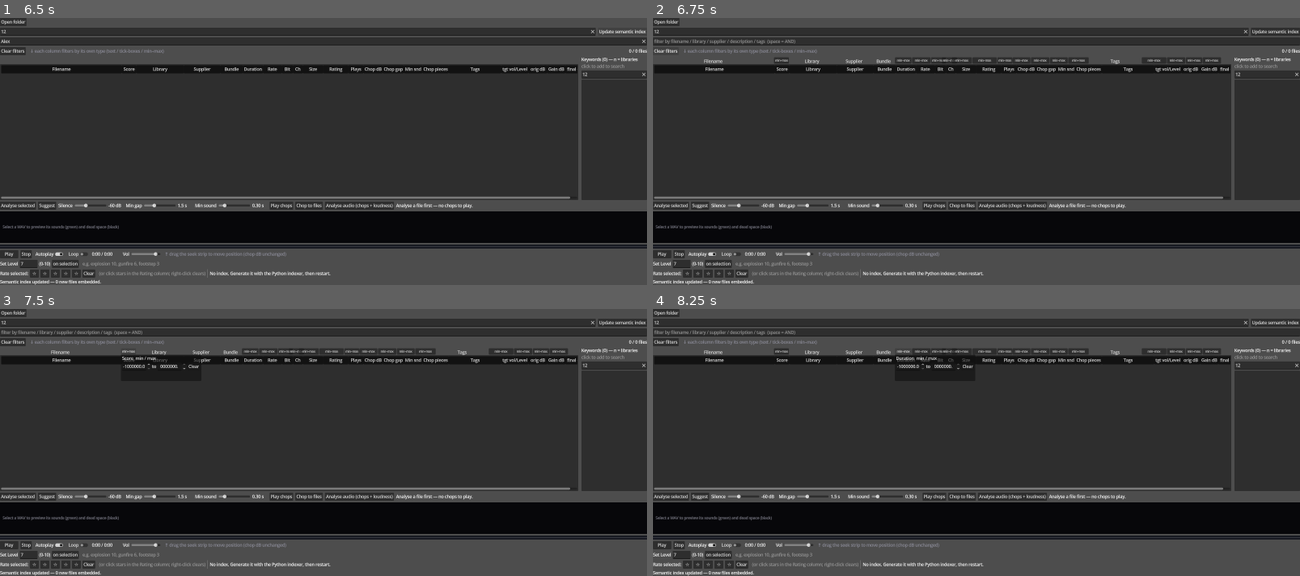
Above: before the commit, frames 1-4 (two rows, left to right).
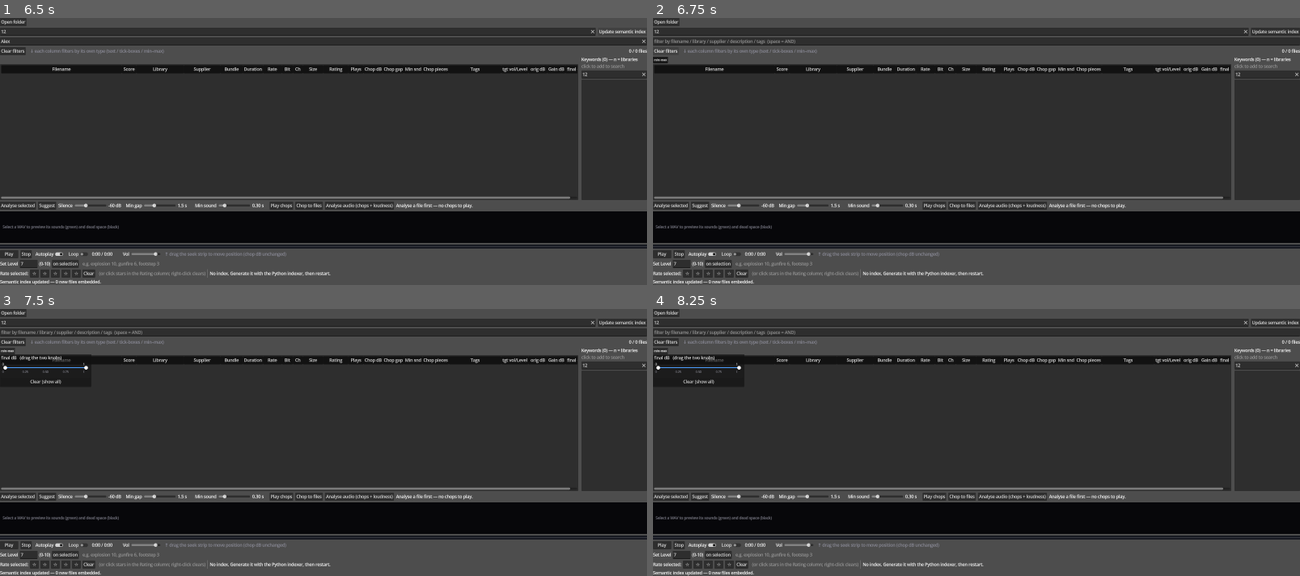
Above: after the commit, the same moments.

Repository: benedictcarter/sound_lib
Game: Godot game, scene res://main.tscn
The game is run twice, just before and just after one commit, with the same random seed, the same clock (stepped at 60 frames per second) and the same inputs.
Inputs (mouse positions are in pixels of both pictures, inside the frame that each line leads up to):
- Up to frame 1 (6.5 s): click (297, 31) at 0.52 s; type "12" at 0.6 s; click (323, 42) at 0.75 s; type "Alex" at 0.83 s; click (614, 74) at 0.98 s; type "12" at 1.07 s; click "Clear" at 1.25 s; click "Play chops" at 2 s; click "Play chops" at 2.75 s; click "Play" at 3.5 s; click "Play" at 4.25 s; click "Open folder" at 5 s; click "Update semantic index" at 5.75 s
- Up to frame 2 (6.75 s): click "Clear filters" at 6.5 s
- Up to frame 3 (7.5 s): click "min–max" at 7.25 s
- Up to frame 4 (8.25 s): click "min–max" at 8 s

Frame 1 is identical in both runs. In frame 2, 1.0% of the frame differs, in the area x 0-88%, y 14-18%; in frame 3, 1.4%; in frame 4, 1.4%, in the area x 0-88%, y 14-29%.

Commit message:
Filter header: exact column alignment + two-knob data-range slider
Alignment: position each filter control from the Tree's ACTUAL drawn cell rect
(get_item_area_rect of the first row) instead of summing _col_w — kills the
cumulative drift (panel margin / inter-column spacing / scroll are all included).

Numeric filters: replaced the min/max SpinBox popup with a custom RangeSlider —
two draggable knobs over the column's real data min..max (log scale for wide
positive ranges), value + tick labels (k/M formatting). _col_data_range computes
the span (cached) and _num_value returns NaN for 'absent' rows so sentinels don't
pollute it. Dragging to the extremes clears the filter.

Co-Authored-By: Claude Opus 4.8 <noreply@anthropic.com>

Diff:
--- a/app/main.gd
+++ b/app/main.gd
@@ -210,6 +210,87 @@
 			draw_line(Vector2(px, 2), Vector2(px, h - 2), Color(1, 1, 1, 0.5), 1.0)
 			draw_circle(Vector2(px, cy), 6.0, Color(1, 1, 1, 0.95))
 
+
+## Two-knob range slider for numeric column filters. Maps over the column's actual
+## data min..max (optionally log scale for wide positive ranges); drag either knob.
+class RangeSlider extends Control:
+	signal changed(lo: float, hi: float)
+	var data_lo := 0.0
+	var data_hi := 1.0
+	var lo := 0.0
+	var hi := 1.0
+	var use_log := false
+	var _drag := -1                    # 0 = lo knob, 1 = hi knob, -1 = none
+	const PAD := 16.0
+	const KNOB_R := 7.0
+	const TRACK_Y := 22.0
+
+	func setup(dlo: float, dhi: float, clo: float, chi: float, log_scale: bool) -> void:
+		data_lo = dlo
+		data_hi = maxf(dhi, dlo + 1e-9)
+		use_log = log_scale and dlo > 0.0
+		lo = clampf(clo, data_lo, data_hi)
+		hi = clampf(chi, data_lo, data_hi)
+		queue_redraw()
+
+	func _v2t(v: float) -> float:
+		if use_log:
+			return clampf((log(maxf(v, 1e-9)) - log(data_lo)) / (log(data_hi) - log(data_lo)), 0.0, 1.0)
+		return clampf((v - data_lo) / (data_hi - data_lo), 0.0, 1.0)
+
+	func _t2v(t: float) -> float:
+		if use_log:
+			return exp(log(data_lo) + t * (log(data_hi) - log(data_lo)))
+		return data_lo + t * (data_hi - data_lo)
+
+	func _v2x(v: float) -> float:
+		return PAD + _v2t(v) * (size.x - 2.0 * PAD)
+
+	func _x2v(x: float) -> float:
+		return _t2v(clampf((x - PAD) / maxf(size.x - 2.0 * PAD, 1.0), 0.0, 1.0))
+
+	func _gui_input(event: InputEvent) -> void:
+		if event is InputEventMouseButton and event.button_index == MOUSE_BUTTON_LEFT:
+			if event.pressed:
+				_drag = 0 if absf(event.position.x - _v2x(lo)) <= absf(event.position.x - _v2x(hi)) else 1
+				_set_knob(event.position.x)
+			else:
+				_drag = -1
+			accept_event()
+		elif event is InputEventMouseMotion and _drag >= 0:
+			_set_knob(event.position.x)
+			accept_event()
+
+	func _set_knob(x: float) -> void:
+		var v := _x2v(x)
+		if _drag == 0: lo = minf(v, hi)
+		else: hi = maxf(v, lo)
+		queue_redraw()
+		changed.emit(lo, hi)
+
+	static func fmt(v: float) -> String:
+		var a := absf(v)
+		if a >= 1.0e6: return "%.1fM" % (v / 1.0e6)
+		if a >= 1.0e3: return "%.0fk" % (v / 1.0e3)
+		if a >= 100.0 or v == floor(v): return "%d" % int(round(v))
+		return "%.2f" % v
+
+	func _draw() -> void:
+		var ty := TRACK_Y
+		var font := get_theme_default_font()
+		draw_line(Vector2(PAD, ty), Vector2(size.x - PAD, ty), Color(0.4, 0.4, 0.46), 3.0)
+		draw_line(Vector2(_v2x(lo), ty), Vector2(_v2x(hi), ty), Color(0.30, 0.62, 1.0), 3.0)
+		draw_circle(Vector2(_v2x(lo), ty), KNOB_R, Color(1, 1, 1))
+		draw_circle(Vector2(_v2x(hi), ty), KNOB_R, Color(1, 1, 1))
+		# current selected values above the knobs
+		draw_string(font, Vector2(_v2x(lo) - 12, ty - 9), fmt(lo), HORIZONTAL_ALIGNMENT_LEFT, -1, 12)
+		draw_string(font, Vector2(_v2x(hi) - 12, ty - 9), fmt(hi), HORIZONTAL_ALIGNMENT_LEFT, -1, 12)
+		# data-scale ticks below
+		for i in 5:
+			var t := i / 4.0
+			draw_string(font, Vector2(PAD + t * (size.x - 2.0 * PAD) - 12.0, ty + 20.0),
+				fmt(_t2v(t)), HORIZONTAL_ALIGNMENT_LEFT, -1, 11, Color(0.6, 0.6, 0.65))
+
 # ----- data ----------------------------------------------------------------
 var _all: Array = []          # all records (Dictionaries)
 var _filtered: Array = []     # current view
@@ -304,11 +385,11 @@
 var _filter_min: Dictionary = {}      # col -> float min (numeric columns)
 var _filter_max: Dictionary = {}      # col -> float max (numeric columns)
 var _distinct_cache: Dictionary = {}  # col -> sorted distinct string values
-var _num_popup: PopupPanel            # shared min/max editor for numeric columns
-var _num_min: SpinBox
-var _num_max: SpinBox
+var _num_popup: PopupPanel            # shared range editor for numeric columns
+var _num_slider: RangeSlider
 var _num_lbl: Label
 var _num_popup_col: int = -1
+var _range_cache: Dictionary = {}     # col -> [data_min, data_max]
 const TICK_MAX := 25                   # <= this many distinct -> tickbox, else text filter
 var _autoplay: CheckButton
 var _tree: Tree
@@ -828,6 +909,7 @@
 # Build a filter control per column inside the aligned header (after data load).
 func _build_filter_controls() -> void:
 	_distinct_cache = {}
+	_range_cache = {}
 	for c in _colfilters:
 		_colfilters[c].queue_free()
 	_colfilters = {}
@@ -884,16 +966,6 @@
 	_apply()
 
 
-func _on_num_filter_pressed(col: int, btn: Button) -> void:
-	_num_popup_col = col
-	_num_lbl.text = "%s  min / max" % COL_TITLES[col]
-	_num_min.set_value_no_signal(_filter_min.get(col, _num_min.min_value))
-	_num_max.set_value_no_signal(_filter_max.get(col, _num_max.max_value))
-	var gp := btn.get_screen_position()
-	_num_popup.position = Vector2i(int(gp.x), int(gp.y + btn.size.y))
-	_num_popup.popup()
-
-
 func _build_num_popup() -> void:
 	_num_popup = PopupPanel.new()
 	add_child(_num_popup)
@@ -901,35 +973,61 @@
 	_num_popup.add_child(vb)
 	_num_lbl = Label.new()
 	vb.add_child(_num_lbl)
-	var row := HBoxContainer.new()
-	vb.add_child(row)
-	_num_min = _make_num_spin()
-	_num_max = _make_num_spin()
-	row.add_child(_num_min)
-	var dash := Label.new(); dash.text = "to"; row.add_child(dash)
-	row.add_child(_num_max)
+	_num_slider = RangeSlider.new()
+	_num_slider.custom_minimum_size = Vector2(340, 56)
+	_num_slider.changed.connect(_on_range_changed)
+	vb.add_child(_num_slider)
 	var clearb := Button.new()
-	clearb.text = "Clear"
+	clearb.text = "Clear (show all)"
 	clearb.pressed.connect(_on_num_filter_clear)
-	row.add_child(clearb)
-	_num_min.value_changed.connect(func(v): _on_num_filter_changed())
-	_num_max.value_changed.connect(func(v): _on_num_filter_changed())
-
-
-func _make_num_spin() -> SpinBox:
-	var s := SpinBox.new()
-	s.min_value = -1000000.0
-	s.max_value = 1000000000.0
-	s.step = 0.1
-	s.custom_minimum_size = Vector2(110, 0)
-	return s
-
-
-func _on_num_filter_changed() -> void:
+	vb.add_child(clearb)
+
+
+# Min/max for a column across the data (cached). Uses _num_value so "absent"
+# rows (NaN) don't pollute the range.
+func _col_data_range(col: int) -> Array:
+	if _range_cache.has(col):
+		return _range_cache[col]
+	var lo := INF
+	var hi := -INF
+	for rec in _all:
+		var v := _num_value(rec, col)
+		if is_nan(v):
+			continue
+		lo = minf(lo, v)
+		hi = maxf(hi, v)
+	if lo == INF:
+		lo = 0.0
+		hi = 1.0
+	_range_cache[col] = [lo, hi]
+	return _range_cache[col]
+
+
+func _on_num_filter_pressed(col: int, btn: Button) -> void:
+	_num_popup_col = col
+	_num_lbl.text = "%s   (drag the two knobs)" % COL_TITLES[col]
+	var rng := _col_data_range(col)
+	var dlo := float(rng[0])
+	var dhi := float(rng[1])
+	var clo := float(_filter_min.get(col, dlo))
+	var chi := float(_filter_max.get(col, dhi))
+	var uselog: bool = dlo > 0.0 and dhi / maxf(dlo, 1e-9) > 100.0
+	_num_slider.setup(dlo, dhi, clo, chi, uselog)
+	var gp := btn.get_screen_position()
+	_num_popup.position = Vector2i(int(gp.x), int(gp.y + btn.size.y))
+	_num_popup.popup()
+
+
+func _on_range_changed(lo: float, hi: float) -> void:
 	if _num_popup_col < 0:
 		return
-	_filter_min[_num_popup_col] = _num_min.value
-	_filter_max[_num_popup_col] = _num_max.value
+	var rng := _col_data_range(_num_popup_col)
+	if lo <= rng[0] + 1e-9 and hi >= rng[1] - 1e-9:   # full range -> no filter
+		_filter_min.erase(_num_popup_col)
+		_filter_max.erase(_num_popup_col)
+	else:
+		_filter_min[_num_popup_col] = lo
+		_filter_max[_num_popup_col] = hi
 	_mark_num_btn(_num_popup_col)
 	_apply()
 
@@ -948,21 +1046,56 @@
 	var b: Variant = _colfilters.get(col)
 	if b is Button:
 		var active: bool = _filter_min.has(col) or _filter_max.has(col)
-		b.text = ("%g–%g" % [_filter_min.get(col, 0.0), _filter_max.get(col, 0.0)]) if active else "min–max"
-
-
-# Position each filter control over its column (tracks resize + horizontal scroll).
+		b.text = ("%s–%s" % [RangeSlider.fmt(_filter_min.get(col, 0.0)),
+			RangeSlider.fmt(_filter_max.get(col, 0.0))]) if active else "min–max"
+
+
+# Position each filter control over its column, using the Tree's ACTUAL drawn
+# cell rects (exact: accounts for the panel margin, inter-column spacing and the
+# horizontal scroll, which summing _col_w does not).
 func _layout_filter_header() -> void:
-	if _filter_header == null:
+	if _filter_header == null or _tree == null:
+		return
+	var root := _tree.get_root()
+	if root == null:
+		return
+	var first := root.get_first_child()
+	if first == null:
 		return
 	var h := _filter_header.size.y
-	var x := -float(_tree.get_scroll().x) if _tree else 0.0
 	for col in COL_COUNT:
 		var ctrl: Variant = _colfilters.get(col)
-		if ctrl != null:
-			ctrl.position = Vector2(x + 1.0, 2.0)
-			ctrl.size = Vector2(maxf(8.0, _col_w[col] - 2.0), h - 4.0)
-		x += _col_w[col]
+		if ctrl == null:
+			continue
+		var r := _tree.get_item_area_rect(first, col)   # exact column x + width
+		ctrl.position = Vector2(r.position.x, 2.0)
+		ctrl.size = Vector2(maxf(8.0, r.size.x - 2.0), h - 4.0)
+
+
+# A column's numeric value for filtering — NaN when the row has no value there
+# (so absent rows don't pollute ranges and are excluded by an active range).
+func _num_value(rec: Dictionary, col: int) -> float:
+	match col:
+		COL_SCORE:
+			var s: Variant = _sem_scores.get(String(rec.get("path", "")))
+			return float(s) if s != null else NAN
+		COL_CHOP_DB:
+			var v := _chop_db_val(rec); return NAN if v < -150.0 else v
+		COL_CHOP_GAP:
+			var v := _chop_gap_val(rec); return NAN if v < -0.5 else v
+		COL_CHOP_SND:
+			var v := _chop_snd_val(rec); return NAN if v < -0.5 else v
+		COL_CHOP_N:
+			var v := _chop_n_val(rec); return NAN if v < 0 else float(v)
+		COL_LEVEL:
+			return _get_level(rec)
+		COL_LOUDNESS:
+			return _loudness_rms(rec)
+		COL_GAIN_DB:
+			return _get_gain_db(rec)
+		COL_FINAL_DB:
+			return _final_db(rec)
+	return float(_sort_value(rec, col))            # duration/rate/bit/ch/size/rating/plays
 
 
 # Does a row pass every active per-column filter?
@@ -974,8 +1107,8 @@
 		if not _filter_set[col].has(_filter_string_value(rec, col)):
 			return false
 	for col in _filter_min:                        # numeric range
-		var v := float(_sort_value(rec, col))
-		if v < float(_filter_min[col]) or v > float(_filter_max.get(col, 1e18)):
+		var v := _num_value(rec, col)
+		if is_nan(v) or v < float(_filter_min[col]) or v > float(_filter_max.get(col, 1e18)):
 			return false
 	return true
 
